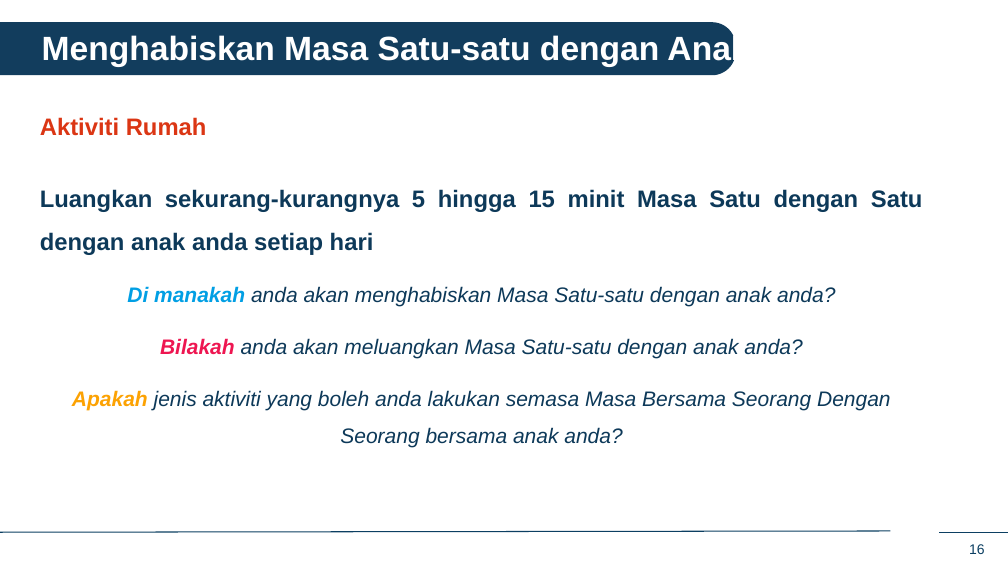
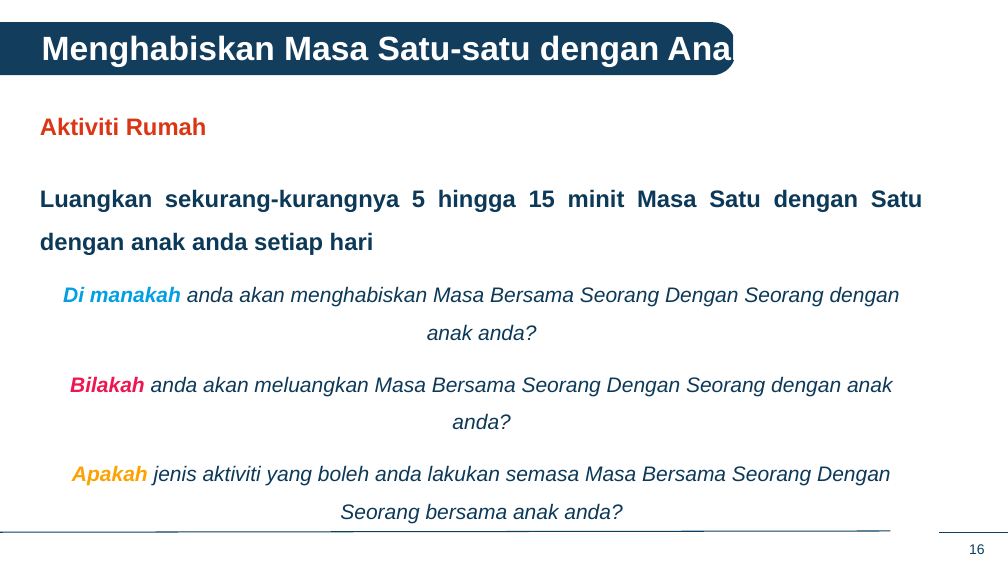
Before and after one commit to IDEMSInternational/plh-digital-content, a slide deck: slide 16 of translations/facilitator_app_malaysia/ms/ms_in_person_sessions.pptx. Drawn at 1008x567 pixels with LibreOffice and Linux fonts; fonts in the diff are those of the drawing; background and template pictures are left out. Boxes give left, top, right and bottom in pixels: in the first picture for what was removed or moved away, otherwise in the second. Text is boxed around its words. In the diff, an @@ line names an element or a change of style, - is before the commit and + after.

```diff
--- a/translations/facilitator_app_malaysia/ms/ms_in_person_sessions.pptx
+++ b/translations/facilitator_app_malaysia/ms/ms_in_person_sessions.pptx
@@ text at [63, 286, 900, 429]: text changed @@
-Di manakah anda akan menghabiskan Masa Satu-satu dengan anak anda?
-Bilakah anda akan meluangkan Masa Satu-satu dengan anak anda?
+Di manakah anda akan menghabiskan Masa Bersama Seorang Dengan Seorang dengan anak anda?
+Bilakah anda akan meluangkan Masa Bersama Seorang Dengan Seorang dengan anak anda?
```
Also in this commit, not shown: 1 other slide changed.
